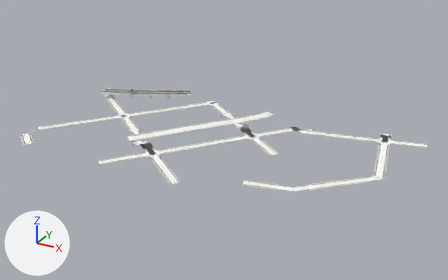
Two versions of the glTF model game/assets/city/roads/roads_1_3.gltf, one commit apart.
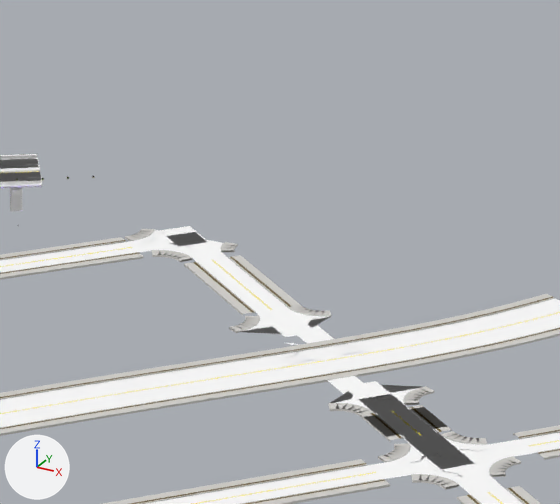
The first picture shows the older version from a 50 mm camera at (1149.0, -2351.0, 346.0) aimed at (771.0, -1664.0, 2.0). The close-ups show the older and then the newer version on the part from 41% to 60% of the width and 24% to 51% of the height of that picture. Only the edits that show in the close-ups are written down. Every picture has the same lights, and +X, +Y and +Z are marked at lower left. Objects named as collision shapes, trigger or cutter boxes, shadow casters or lower levels of detail are left out. Vertices at exactly the same position are counted once.

The older version as bpy lines, for what is in view:
```python
me_roads_1_3_sh_concrete_pier = bpy.data.meshes.new('roads_1_3_SH_concrete_pier')
me_roads_1_3_sh_concrete_pier.from_pydata(...)  # 460 vertices, 768 faces; spans x 505.8..645.0, y -1607.9..-1528.4, z 0.0..10.0
me_roads_1_3_sh_concrete_pier.materials.append(mat_sh_concrete_pier)  # white #ffffff
me_roads_1_3_sh_road_marking_yellow = bpy.data.meshes.new('roads_1_3_SH_road_marking_yellow')
me_roads_1_3_sh_road_marking_yellow.from_pydata(...)  # 1196 vertices, 1096 faces; spans x 508.0..1020.0, y -1800.0..-1531.0, z 0.0..10.0
me_roads_1_3_sh_road_marking_yellow.materials.append(mat_sh_road_marking_yellow)  # yellow #ffe745
me_roads_1_3_sh_wet_asphalt = bpy.data.meshes.new('roads_1_3_SH_wet_asphalt')
me_roads_1_3_sh_wet_asphalt.from_pydata(...)  # 7958 vertices, 14009 faces; spans x 505.0..1021.0, y -1803.0..-1529.0, z 0.0..10.0
me_roads_1_3_sh_wet_asphalt.materials.append(mat_sh_wet_asphalt)
ob_roads_1_3_sh_concrete_pier = bpy.data.objects.new('roads_1_3_SH_concrete_pier', me_roads_1_3_sh_concrete_pier)
ob_roads_1_3_sh_concrete_pier.location = (0.0, 0.0, 0.0)
ob_roads_1_3_sh_road_marking_yellow = bpy.data.objects.new('roads_1_3_SH_road_marking_yellow', me_roads_1_3_sh_road_marking_yellow)
ob_roads_1_3_sh_road_marking_yellow.location = (0.0, 0.0, 0.0)
ob_roads_1_3_sh_wet_asphalt = bpy.data.objects.new('roads_1_3_SH_wet_asphalt', me_roads_1_3_sh_wet_asphalt)
ob_roads_1_3_sh_wet_asphalt.location = (0.0, 0.0, 0.0)
# also in view: 'roads_1_3_Road_Tactile_Strip' at (763.0, -1667.0, 0.0); 'roads_1_3_SH_kerb' at (763.0, -1667.0, 0.0); 'roads_1_3_SH_road_marking_white' at (760.0, -1666.0, 5.0); 'roads_1_3_SH_sidewalk' at (762.0, -1667.0, 0.0)
```
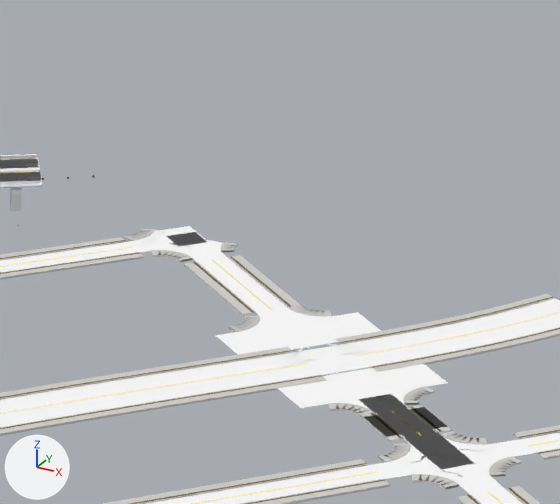
Where the change shows, as pixel boxes (x1, y1, x2, y2) in the close-ups (560 x 504 px; the box of a moved part takes in the faces that stretch with it):
part 1 of me_roads_1_3_sh_wet_asphalt, moved or reshaped
    before: (241, 316, 422, 403)
    after: (216, 312, 448, 408)

Patch to the scene script:
```diff
--- a/game/assets/city/roads/roads_1_3.gltf.py
+++ b/game/assets/city/roads/roads_1_3.gltf.py
@@ me_roads_1_3_sh_wet_asphalt @@
 me_roads_1_3_sh_wet_asphalt.from_pydata(...)  # 7958 vertices, 14009 faces; spans x 505.0..1021.0, y -1803.0..-1529.0, z 0.0..10.0
 # used by ob_roads_1_3_sh_wet_asphalt; location = (0.0, 0.0, 0.0)
+# me_roads_1_3_sh_wet_asphalt part 1: 32 of 7958 vertices moved; they spanned x 724.0..773.0, y -1612.0..-1568.0, z 0.0 and now span x 719.0..778.0, y -1619.0..-1561.0, z 0.0; mean shift (0.0, 0.0, 0.0); largest move (768.0, -1604.0, 0.0) -> (778.0, -1590.0, 0.0)
 me_roads_1_3_sh_wet_asphalt.materials.append(mat_sh_wet_asphalt)
```
